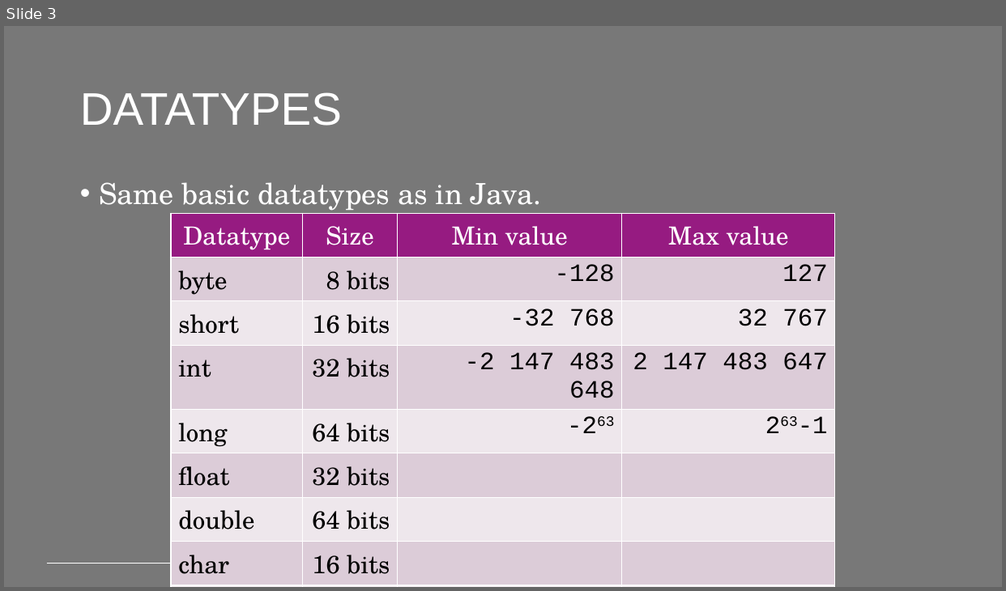
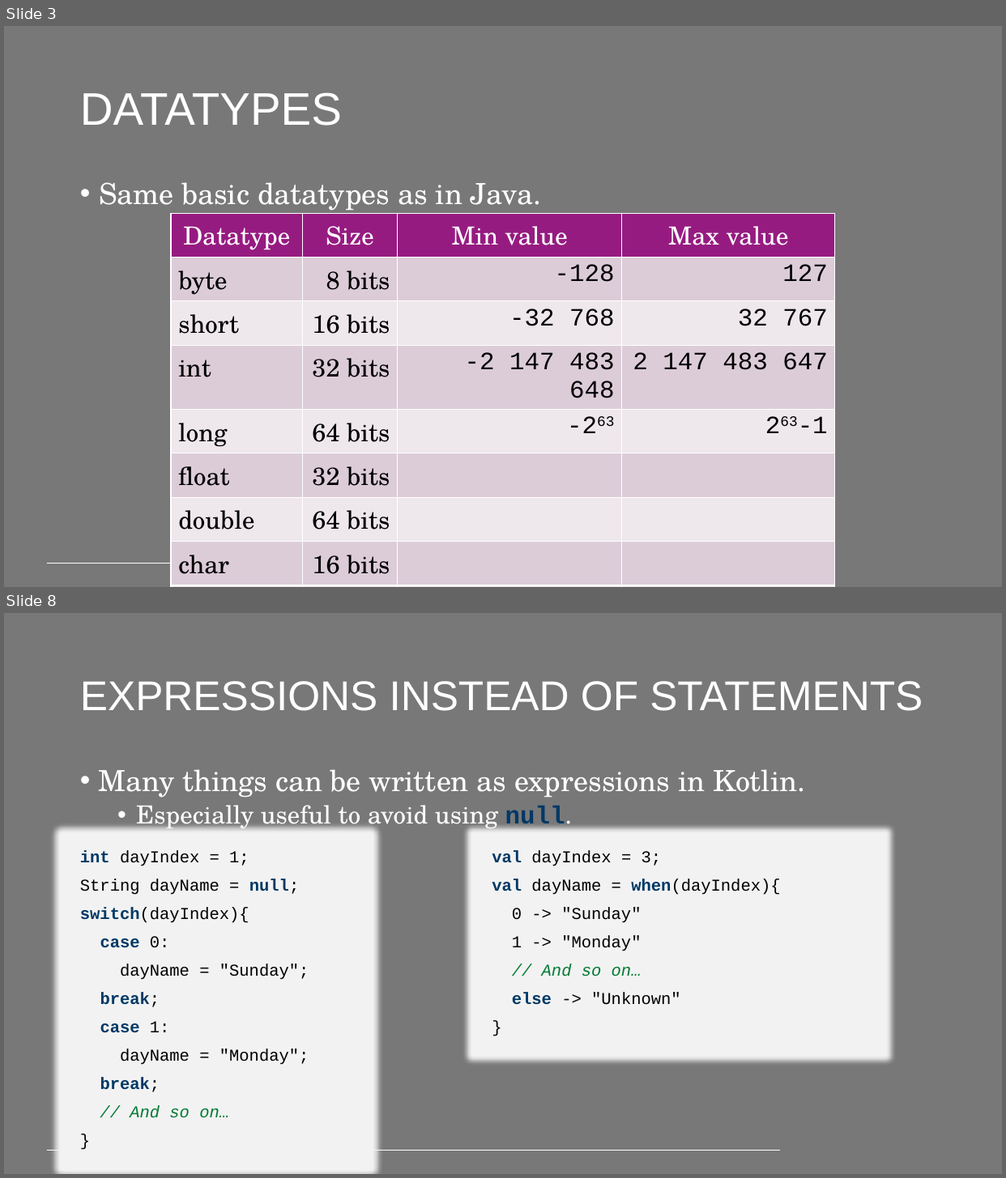
Before and after one commit to PeppeL-G/course-material, a slide deck: src/lectures/kotlin/kotlin.pptx. Shown one above the other, each under a label of ours: slide 3 before the commit, slides 3 and 8 after it; the slides between them are not shown. The pictures are 1006x591 and 1006x1178 pixels, drawn with LibreOffice and Linux fonts; fonts in the diff are those of the drawing; background and template pictures are left out. Boxes give left, top, right and bottom in pixels: in the first picture for what was removed or moved away, otherwise in the second. Text is boxed around its words. In the diff, an @@ line names an element or a change of style, - is before the commit and + after.

Commit message:
Added Kotlin lecture

```diff
--- a/src/lectures/kotlin/kotlin.pptx
+++ b/src/lectures/kotlin/kotlin.pptx
@@ slide 8 added at (4,613,1002,1174), background #787878; not listed: 1 template element that a slide beside it also shows @@
@@ title added at (80,681,923,711), 40 pt, text #FFFFFF @@
+EXPRESSIONS INSTEAD OF STATEMENTS
@@ text added at (99,769,806,832), 28 pt, text #FFFFFF @@
+• Many things can be written as expressions in Kotlin.
+  • Especially useful to avoid using null.
@@ text added at (80,851,309,1118), 16 pt, text #000000 @@
+int dayIndex = 1;
+String dayName = null;
+switch(dayIndex){
+case 0:
+dayName = "Sunday";
+break;
+case 1:
+dayName = "Monday";
+break;
+// And so on…
+}
@@ text added at (492,851,780,1005), 16 pt, text #000000 @@
+val dayIndex = 3;
+val dayName = when(dayIndex){
+0 -> "Sunday"
+1 -> "Monday"
+// And so on…
+else -> "Unknown"
+}
```
Also in this commit, not shown: 21 slides changed, 1 other slide added, 3 other files.
